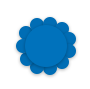
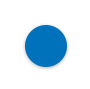
Layered file, before and after one edit (90 × 89). Changes by layer:
hid "Ellipse 1 copy 16" over [left=16, top=39, right=27, bottom=53]
hid "Ellipse 1 copy 15" over [left=20, top=52, right=34, bottom=66]
hid "Ellipse 1 copy 14" over [left=30, top=60, right=44, bottom=74]
hid "Ellipse 1 copy 13" over [left=43, top=63, right=57, bottom=75]
hid "Ellipse 1 copy 12" over [left=55, top=55, right=69, bottom=69]
hid "Ellipse 1 copy 11" over [left=63, top=44, right=76, bottom=58]
hid "Ellipse 1 copy 10" over [left=62, top=32, right=76, bottom=46]
hid "Ellipse 1 copy 9" over [left=55, top=22, right=69, bottom=36]
hid "Ellipse 1 copy 8" over [left=43, top=17, right=57, bottom=29]
hid "Ellipse 1 copy 7" over [left=30, top=18, right=44, bottom=32]
hid "Ellipse 1 copy 6" over [left=19, top=26, right=33, bottom=40]
